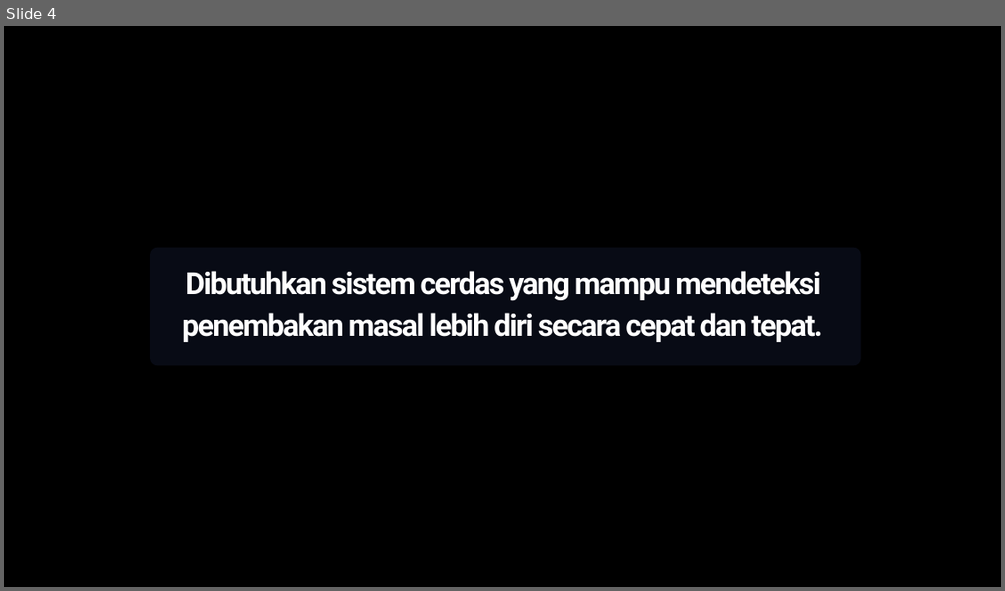
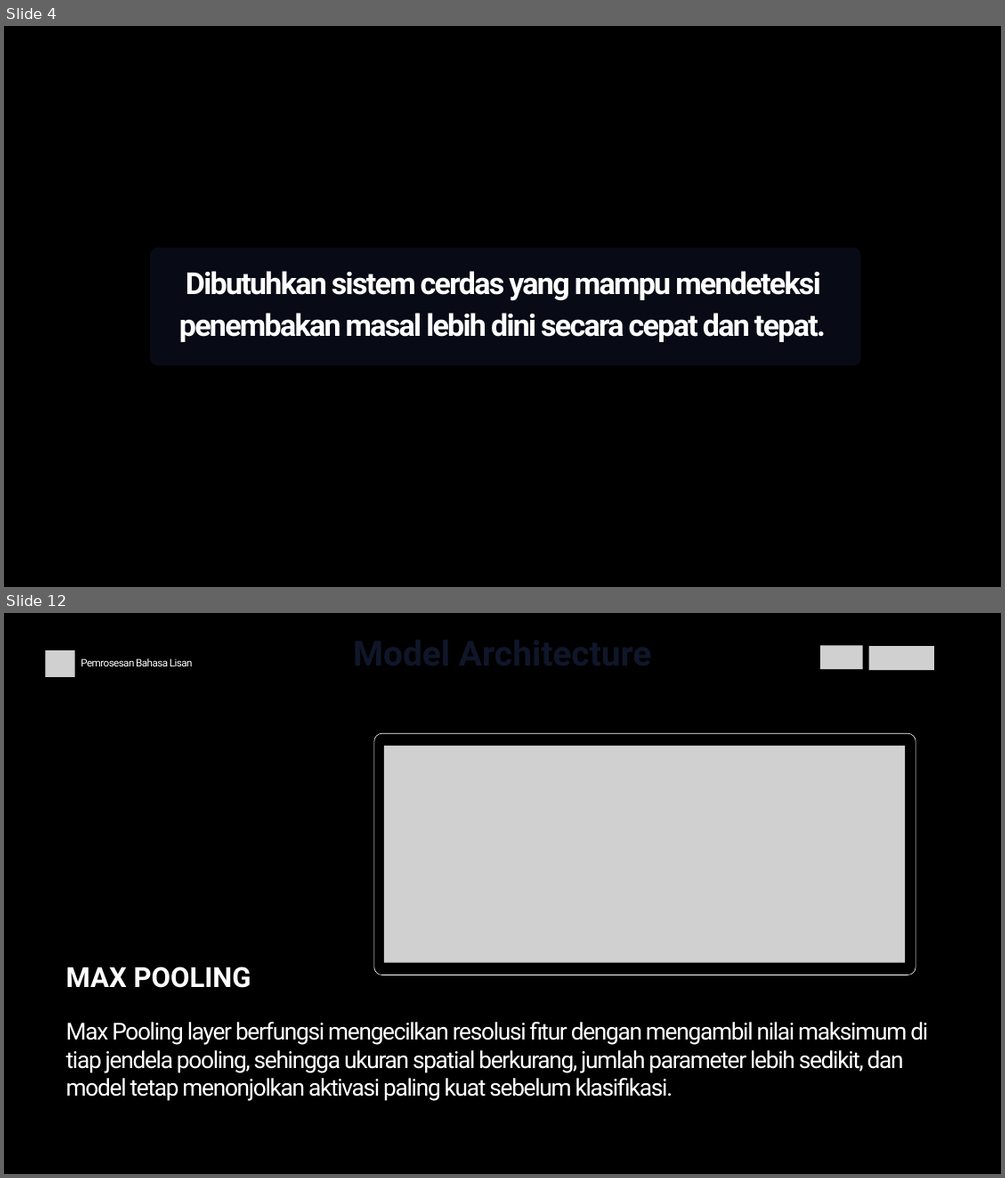
Before and after one commit to dhekmass12/mass-shooting-detector, a slide deck: Mass Shooting Detector.pptx. Shown one above the other, each under a label of ours: slide 4 before the commit, slides 4 and 12 after it; the slides between them are not shown. The pictures are 1005x591 and 1005x1178 pixels, drawn with LibreOffice and Linux fonts; fonts in the diff are those of the drawing; grey boxes stand for pictures; background and template pictures are left out. Boxes give left, top, right and bottom in pixels: in the first picture for what was removed or moved away, otherwise in the second. Text is boxed around its words. In the diff, an @@ line names an element or a change of style, - is before the commit and + after.

```diff
--- a/Mass Shooting Detector.pptx
+++ b/Mass Shooting Detector.pptx
@@ slide 12 added at (4,613,1001,1174), background #000000 @@
@@ picture added at (45,650,75,677) @@
@@ text added at (81,658,193,666), 15 pt, text #FFFFFF @@
+Pemrosesan Bahasa Lisan
@@ picture added at (820,645,862,669) @@
@@ picture added at (869,646,934,670) @@
@@ freeform shape added at (374,734,915,975), outline #FFFFFF 0.75 pt @@
@@ picture added at (384,746,905,963) @@
@@ text added at (66,966,251,988), 40 pt, text #FFFFFF, bold @@
+MAX POOLING
@@ text added at (66,1022,928,1101), 33.9 pt, text #FFFFFF @@
+Max Pooling layer berfungsi mengecilkan resolusi fitur dengan mengambil nilai maksimum di tiap jendela pooling, sehingga ukuran spatial berkurang, jumlah parameter lebih sedikit, dan model tetap menonjolkan aktivasi paling kuat sebelum klasifikasi.
@@ slide 4 changed as well @@
@@ text at (179,271,825,342): text changed @@
-Dibutuhkan sistem cerdas yang mampu mendeteksi penembakan masal lebih diri secara cepat dan tepat.
+Dibutuhkan sistem cerdas yang mampu mendeteksi penembakan masal lebih dini secara cepat dan tepat.
```
Also in this commit, not shown: 5 other slides changed, 16 other slides added, 5 slides removed, 5 other files.
